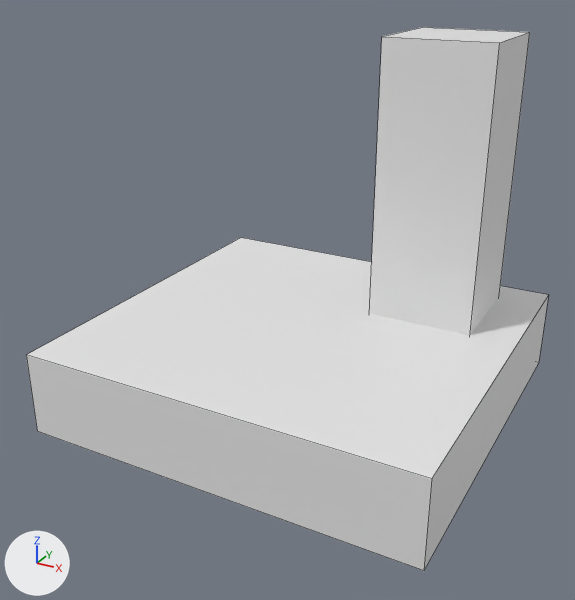
The Blender file frontend/src/assets/blenderTargets/factory.blend: old version first, new version second.
Rendered twice from a 50 mm camera at (6.26, -12.2, 8.26) aimed at (-0.25, -0.36, 2.34). Lighting does not change. The marker at lower left points along +X, +Y and +Z. The picture after the commit comes second. Mesh edges are drawn as thin lines.

Before the edit, the objects in view are built like this:
```python
me_cube = bpy.data.meshes.new('Cube')
me_cube.from_pydata(...)  # a box spanning x -3.7..3.7, y -3.55..3.55, z 0.22..1.78; a box spanning x 0.85..2.85, y 0.94..2.94, z 1.69..6.92
me_cube.materials.append(mat_material)  # white #e7e7e7
ob_cube = bpy.data.objects.new('Cube', me_cube)
ob_cube.location = (0.0, 0.0, 0.0)
```
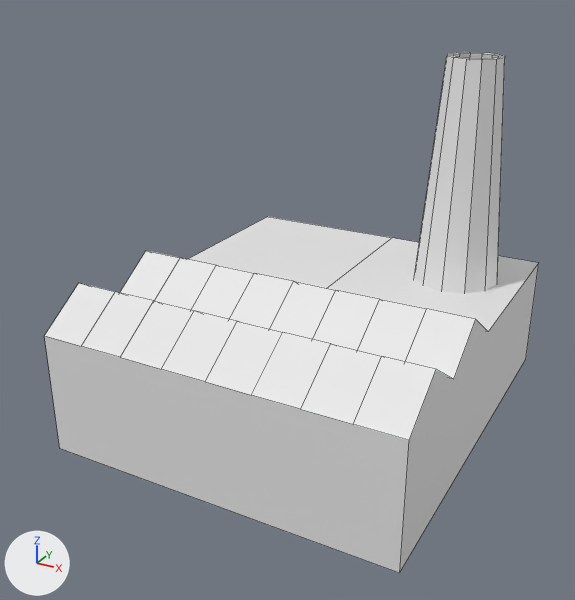
Where the change shows, as pixel boxes [x1, y1, x2, y2] in the pictures (575 x 600 px):
'Cube', reshaped, moved: before [26, 27, 548, 571]; after [44, 52, 539, 573]
part 1 of me_cube, rebuilt (7% taller): before [26, 238, 548, 571]; after [44, 217, 539, 573]
part 2 of me_cube, rebuilt (43% narrower, 22% shorter): before [369, 27, 530, 335]; after [414, 52, 505, 293]

What the commit changed:
me_cube is used by ob_cube; location (0.0, 0.0, 0.0).
me_cube had 16 vertices, 12 faces and spanned x -3.7..3.7, y -3.55..3.55, z 0.22..6.92.
me_cube no longer uses material mat_material (white #e7e7e7).
me_cube now has 100 vertices, 86 faces and spans x -3.31..3.31, y -3.81..3.81, z -0.15..6.45.
me_cube part 1: the loose piece of 8 vertices spanning x -3.7..3.7, y -3.55..3.55, z 0.22..1.78 is rebuilt with 52 vertices and now spans x -3.31..3.31, y -3.81..3.81, z -0.15..2.78.
me_cube part 2: the loose piece of 8 vertices spanning x 0.85..2.85, y 0.94..2.94, z 1.69..6.92 is rebuilt with 48 vertices and now spans x 1.17..2.87, y 1.34..3.06, z 2.08..6.45.
Object 'Cube' (ob_cube) moves from (0.0, 0.0, 0.0) to (0.0, 0.37, 0.06).
